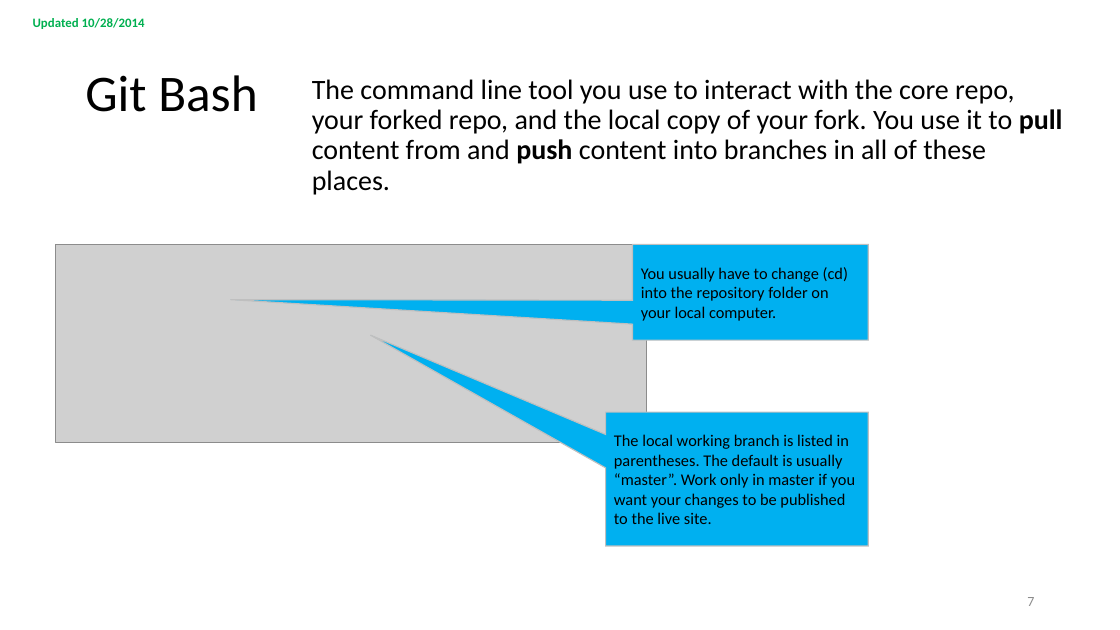
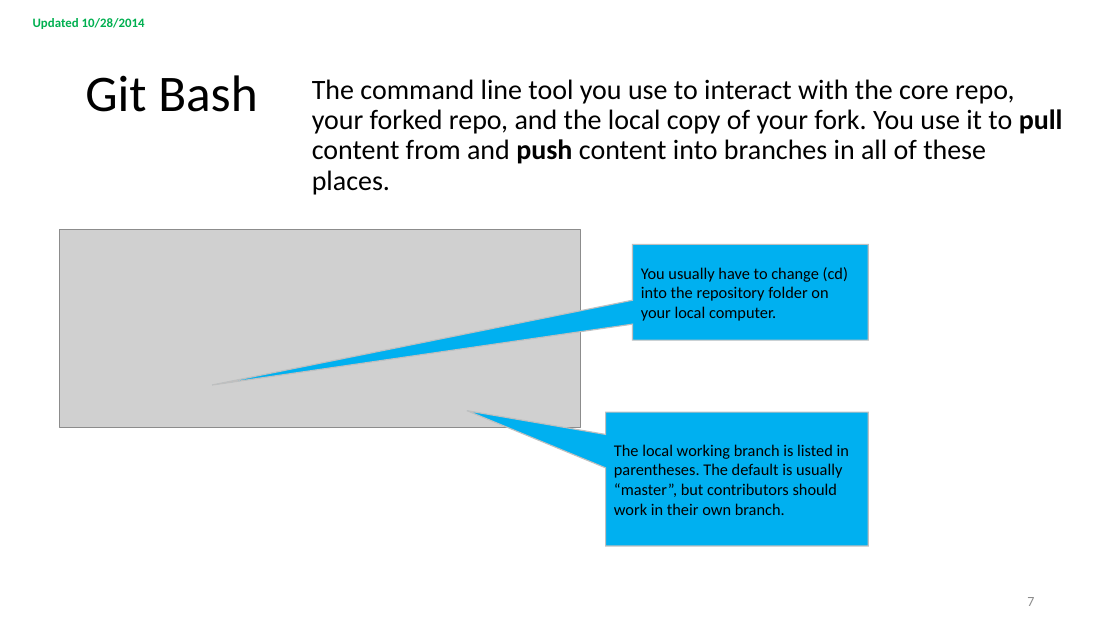
Before and after one commit to karthikaraman/Docs, a slide deck: slide 7 of PartnerTraining/git-github-workflow-training.pptx. Drawn at 1120x630 pixels with LibreOffice and Linux fonts; fonts in the diff are those of the drawing; grey boxes stand for pictures. Boxes give left, top, right and bottom in pixels: in the first picture for what was removed or moved away, otherwise in the second. Text is boxed around its words. In the diff, an @@ line names an element or a change of style, - is before the commit and + after.

```diff
--- a/PartnerTraining/git-github-workflow-training.pptx
+++ b/PartnerTraining/git-github-workflow-training.pptx
@@ picture: place and size @@
-picture at [55, 245, 647, 442]
+picture at [60, 229, 581, 427]
@@ speech box "You usually have to change ..." at [633, 245, 869, 340]: proportions changed @@
@@ speech box "The local working branch is ..." at [606, 413, 869, 546]: proportions changed @@
@@ text in speech box at [614, 444, 849, 515]: text changed @@
-The local working branch is listed in parentheses. The default is usually “master”. Work only in master if you want your changes to be published to the live site.
+The local working branch is listed in parentheses. The default is usually “master”, but contributors should work in their own branch.
```
Also in this commit, not shown: 8 other slides changed, 1 other file.
